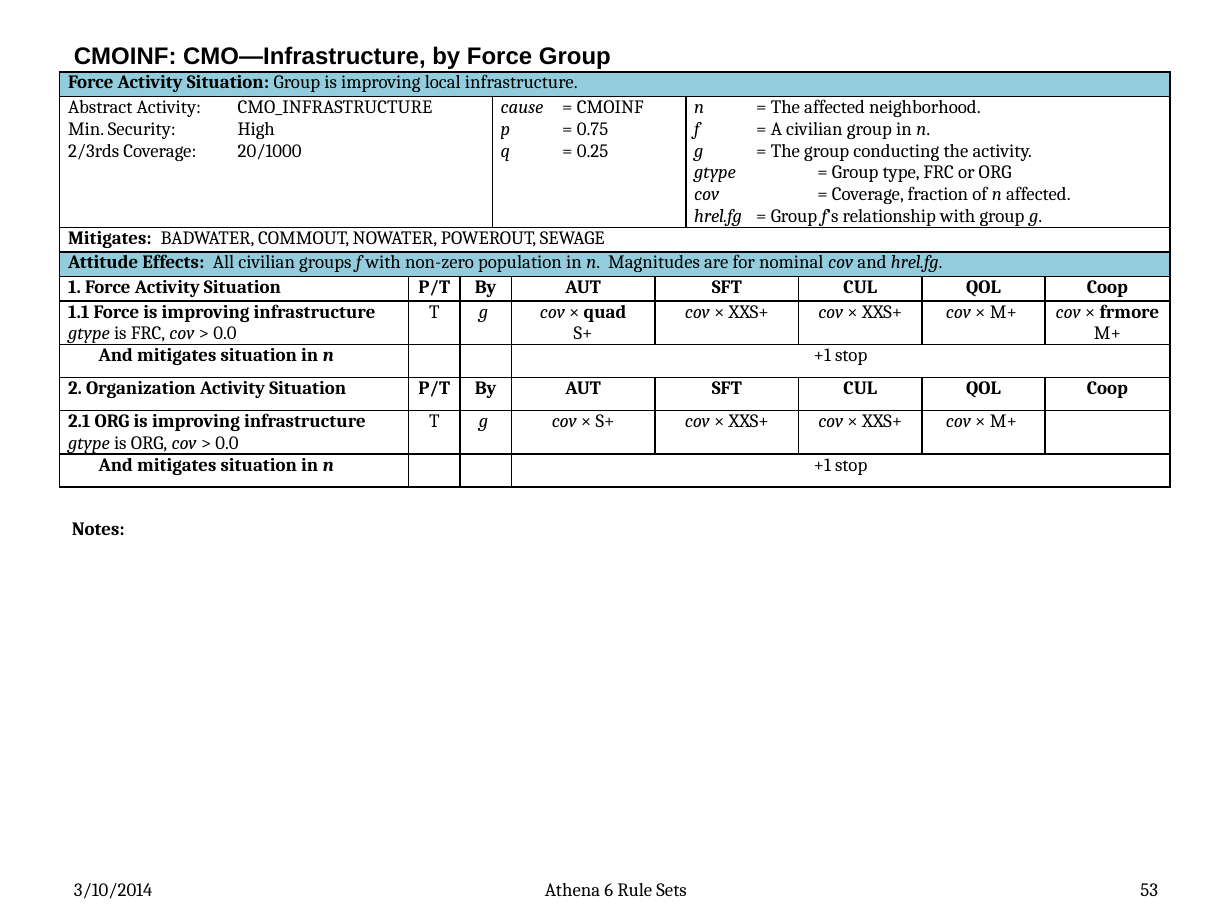
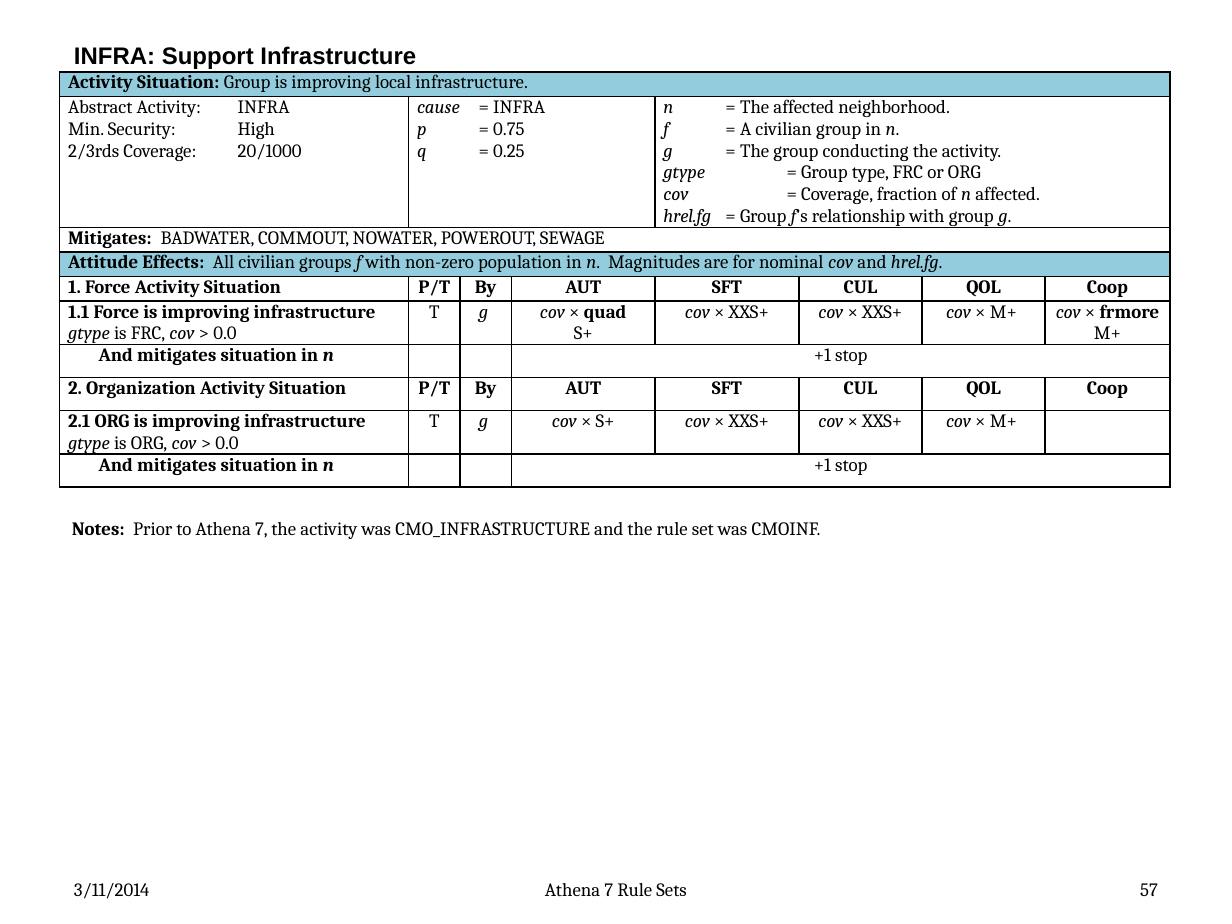
Before and after one commit to AthenaModel/athena-legacy, a slide deck: slide 57 of docs/dev/rules.pptx (slide 53 before the commit). Drawn at 1232x924 pixels with LibreOffice and Linux fonts; fonts in the diff are those of the drawing. Boxes give left, top, right and bottom in pixels: in the first picture for what was removed or moved away, otherwise in the second. Text is boxed around its words. In the diff, an @@ line names an element or a change of style, - is before the commit and + after.

Commit message:
Fixed Bug #{4429}
Renamed all of the activity and actsit rule set names according to the
attached memo.  Updated the code, the tests, and the documentation.

```diff
--- a/docs/dev/rules.pptx
+++ b/docs/dev/rules.pptx
@@ title at box(74, 46, 416, 69): text changed @@
-CMOINF: CMO—Infrastructure, by Force Group
+INFRA: Support Infrastructure
@@ table at box(59, 71, 1170, 494) @@
-column 1, row 1: Force Activity Situation: Group is improving local infrastructure.
+column 1, row 1: Activity Situation: Group is improving local infrastructure.
-column 1, row 2: Abstract Activity: CMO_INFRASTRUCTURE / Min. Security: High / 2/3rds Coverage: 20/1000
+column 1, row 2: Abstract Activity: INFRA / Min. Security: High / 2/3rds Coverage: 20/1000
-column 2, row 2: 
+column 2, row 2: cause = INFRA / p = 0.75 / q = 0.25
-column 4:  | cause = CMOINF / p = 0.75 / q = 0.25 |  |  |  |  |  |  |  | 
-column 6:  |  |  |  | SFT | cov × XXS+ |  | SFT | cov × XXS+ | 
-column 7:  | n = The affected neighborhood. / f = A civilian group in n. / g = The group conducting the activity. / gtype = Group type, FRC or ORG / cov = Coverage, fraction of n affected. / hrel.fg = Group f’s relationship with group g. |  |  |  |  |  |  |  | 
+column 5:  | n = The affected neighborhood. / f = A civilian group in n. / g = The group conducting the activity. / gtype = Group type, FRC or ORG / cov = Coverage, fraction of n affected. / hrel.fg = Group f’s relationship with group g. |  |  | SFT | cov × XXS+ |  | SFT | cov × XXS+ | 
@@ text at box(72, 522, 821, 539): text changed; bold off @@
-Notes:
+Notes: Prior to Athena 7, the activity was CMO_INFRASTRUCTURE and the rule set was CMOINF.
@@ text at box(74, 883, 149, 899): text changed @@
-3/10/2014
+3/11/2014
@@ text at box(545, 883, 686, 896): text changed @@
-Athena 6 Rule Sets
+Athena 7 Rule Sets
@@ page number at box(1140, 883, 1158, 896): text changed @@
-53
+57
```
Also in this commit, not shown: 72 other slides changed, 16 other files.
